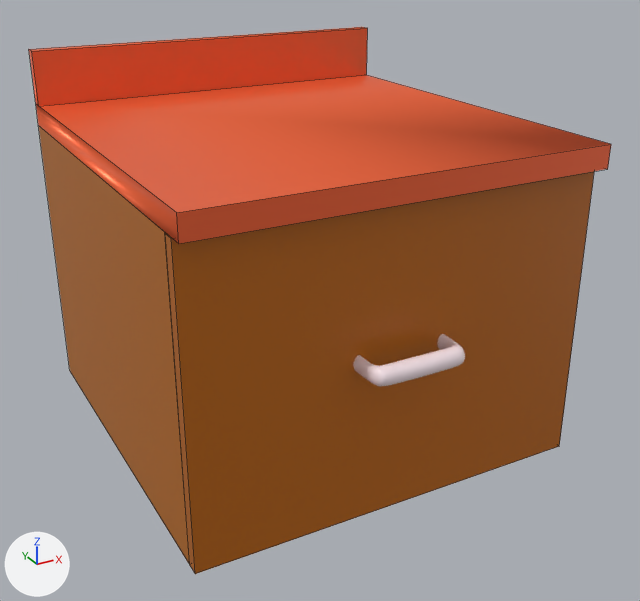
The FBX model Assets/Models/counter.fbx, before and after one commit.
Rendered twice from a 50 mm lens placed at (-0.586, -1.152, 0.536), pointed at (0.009, -0.069, -0.005). The axes (+X, +Y, +Z) are drawn at lower left. The lights are the same throughout. Mesh edges are drawn as thin lines on the coarser meshes. Where no turn or scale is listed for an object, it has been applied to the vertices.

The older version as bpy lines, for what is in view:
```python
mat_cabinet_material = principled_material('Cabinet_material')
mat_cabinet_material.base_color = (0.5, 0.146, 0.0)  # orange #bc6b00
mat_cabinet_material.roughness = 0.4
me_cabinet1 = bpy.data.meshes.new('Cabinet1')
me_cabinet1.from_pydata(...)  # 24 vertices, 20 faces; spans x -0.3..0.3, y -0.289..0.301, z -0.22..0.224
me_cabinet1.materials.append(mat_cabinet_material)  # orange #bc6b00
me_cabinet1_door = bpy.data.meshes.new('Cabinet1_Door')
me_cabinet1_door.from_pydata(...)  # a box spanning x -0.599..0.0, y -0.018..0.0, z 0.0..0.442
me_cabinet1_door.materials.append(mat_door_material)  # orange #bc6600
me_countertop1 = bpy.data.meshes.new('Countertop1')
me_countertop1.from_pydata(...)  # 14 vertices, 12 faces; spans x 0.0..0.6, y -0.631..0.0, z 0.0..0.117
me_countertop1.materials.append(mat_countertop_material)  # orange #ff6c3e
me_mesh = bpy.data.meshes.new('Mesh')
me_mesh.from_pydata(...)  # 2112 vertices, 2048 faces; spans x -0.0714..0.0714, y -0.0566..0.0, z -0.013..0.013
me_mesh.materials.append(mat_handle_material)  # white #ffedf3
ob_cabinet1 = bpy.data.objects.new('Cabinet1', me_cabinet1)
ob_cabinet1.location = (0.0, 0.0, 0.0)
ob_cabinet1_door = bpy.data.objects.new('Cabinet1_Door', me_cabinet1_door)
ob_cabinet1_door.location = (0.299, -0.29, -0.22)
ob_countertop1 = bpy.data.objects.new('Countertop1', me_countertop1)
ob_countertop1.location = (-0.3, 0.301, 0.224)
ob_handle = bpy.data.objects.new('Handle', me_mesh)
ob_handle.location = (-0.003, -0.308, 0.017)
```
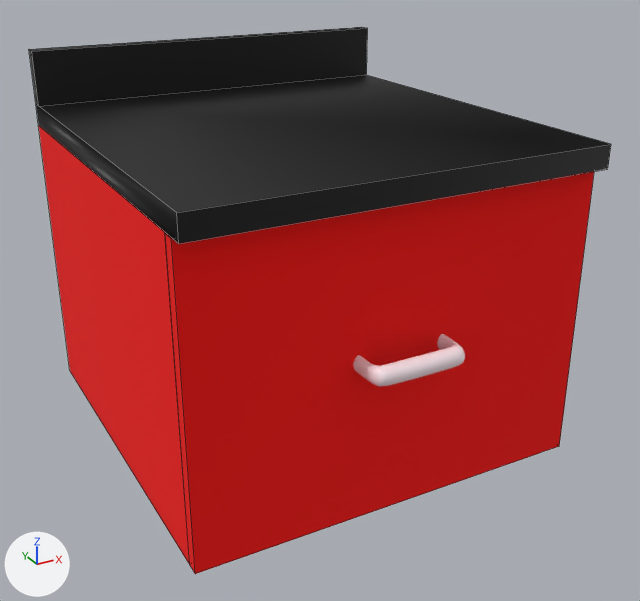
The edits, one by one:
Material 'Cabinet_material' (mat_cabinet_material) changes colour from orange #bc6b00 to red #ff0600; in linear values from (0.5, 0.146, 0.0) to (1.0, 0.00182, 0.0).
In material 'Cabinet_material' (mat_cabinet_material), roughness goes from 0.4 to 1.0.
Material 'Material' (mat_material) is new.
Its base color is (0.0, 0.0, 0.0) (black #000000).
me_cabinet1_door has 8 vertices, 6 faces and spans x -0.599..0.0, y -0.018..0.0, z 0.0..0.442.
me_cabinet1_door no longer uses material mat_door_material (orange #bc6600).
me_cabinet1_door now uses material mat_cabinet_material (red #ff0600).
me_countertop1 has 14 vertices, 12 faces and spans x 0.0..0.6, y -0.631..0.0, z 0.0..0.117.
me_countertop1 no longer uses material mat_countertop_material (orange #ff6c3e).
me_countertop1 now uses material mat_material (black #000000).

Where the change shows, as pixel boxes [x1, y1, x2, y2] in the pictures (640 x 601 px):
'Cabinet1_Door', recoloured, surface changed: [165, 171, 594, 574] in both
'Countertop1', recoloured (orange to black): [29, 27, 611, 244] in both
'Cabinet1', recoloured, surface changed: [39, 126, 190, 565] in both
